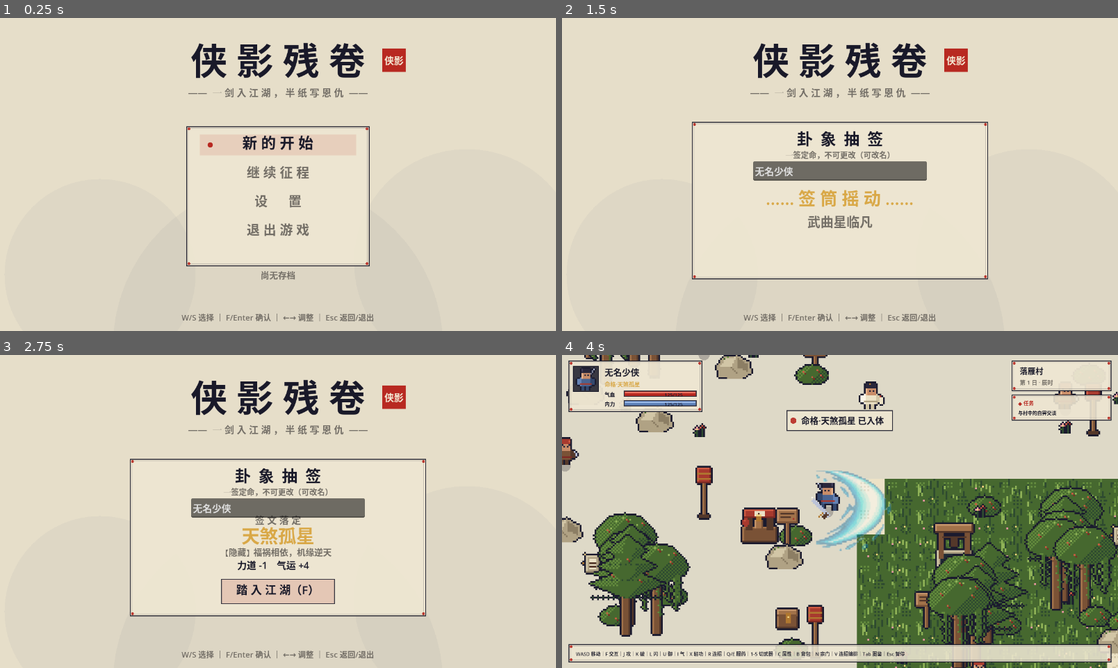
Above: before the commit, frames 1-4 (two rows, left to right).
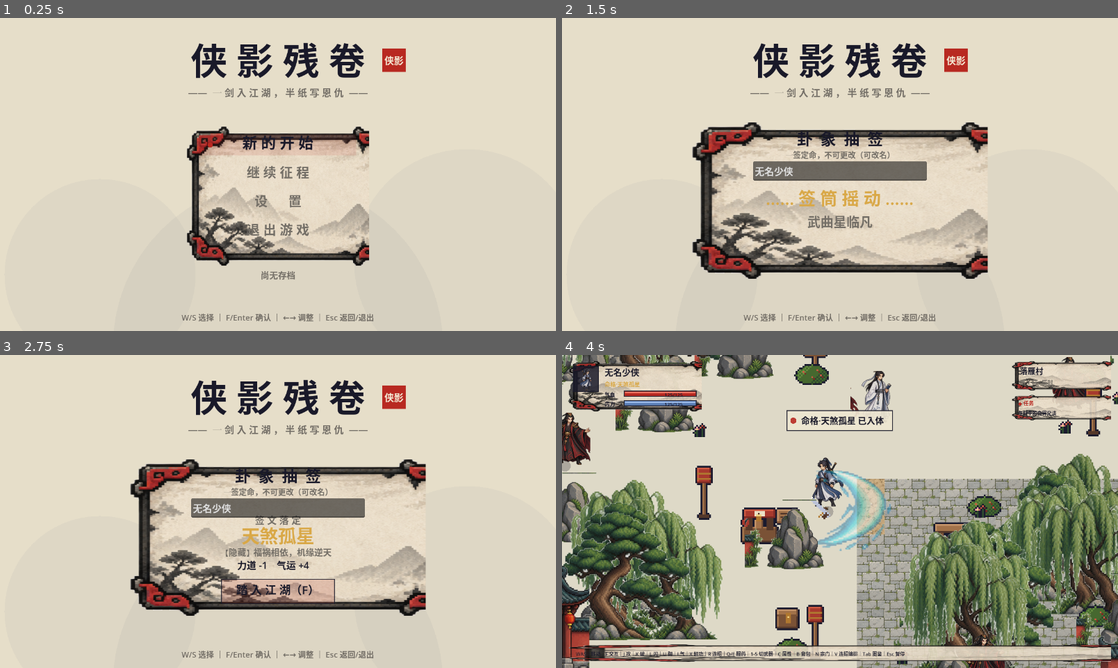
Above: after the commit, the same moments.

Repository: xianshixi26/xiaying-canjuan
Game: Godot game, scene res://scenes/Title.tscn
The game is run twice, just before and just after one commit, with the same random seed, the same clock (stepped at 60 frames per second) and the same inputs.
Inputs (mouse positions are in pixels of both pictures, inside the frame that each line leads up to):
- Up to frame 1 (0.25 s): no input
- Up to frame 2 (1.5 s): tap Enter at 0.5 s; move the mouse to (962, 158) at 0.52 s; hold D 0.53-1.28 s; tap 3 at 0.6, 1.35 s; click (962, 158) at 0.67 s; tap Space at 0.77 s; move the mouse to (728, 190) at 1.27 s; hold S from 1.28 s (still down)
- Up to frame 3 (2.75 s): tap Space at 1.52 s; move the mouse to (333, 442) at 2.02 s; release S at 2.03 s; hold D from 2.03 s (still down); tap 1 at 2.1 s; tap 3 at 2.3 s
- Up to frame 4 (4 s): tap Space at 2.75, 3.02, 3.77 s; move the mouse to (812, 574) at 2.77 s; release D at 2.78 s; hold W 2.78-3.53 s; tap 2 at 2.85 s; click (812, 574) at 2.92 s; tap 3 at 3.05 s; move the mouse to (1006, 558) at 3.52 s; hold A (move_left) from 3.53 s (still down); hold K (heavy) from 3.53 s (still down)

The runs differ from the first frame. In frame 1, 6.6% of the frame differs, in the area x 33-67%, y 34-80%; in frame 2, 12%; in frame 3, 11%; in frame 4, 45%, in the area x 0-100%, y 0-100%.

Commit message:
[Step 0.16] 全面AI美术美化：角色(4人128px精灵)+地砖(无缝4变体)+道具(松柳屋岩)+UI山水面板框九宫格 (D-034)

Diff:
--- /dev/null
+++ b/meowa_out/chars_001/像素风武侠游戏角色全身像图集_透明背景_2行2列整齐排列_统一画风_第一行左边是_d15d3994/final_outputs.json
@@ -0,0 +1,11 @@
+{
+  "status": "success",
+  "job_id": "job_ecab038538314ffd8153109bf2b63604",
+  "outputs": [
+    {
+      "type": "media",
+      "path": "D:\\deepseekwork\\wuxia-game\\meowa_out\\chars_001\\像素风武侠游戏角色全身像图集_透明背景_2行2列整齐排列_统一画风_第一行左边是_d15d3994\\result_images_0_url.png",
+      "mime_type": "image/png"
+    }
+  ]
+}
--- /dev/null
+++ b/meowa_out/chars_cut/result_images_0_url/final_outputs.json
@@ -0,0 +1,11 @@
+{
+  "status": "success",
+  "job_id": "job_88fe03b90ddf41c7a5d865e941b659f8",
+  "outputs": [
+    {
+      "type": "media",
+      "path": "D:\\deepseekwork\\wuxia-game\\meowa_out\\chars_cut\\result_images_0_url\\output.png",
+      "mime_type": "image/png"
+    }
+  ]
+}
--- /dev/null
+++ b/meowa_out/props_001/像素风中式武侠游戏场景道具图集_透明背景_2行2列整齐排列_统一画风_松树_柳树_青_80610fa5/final_outputs.json
@@ -0,0 +1,11 @@
+{
+  "status": "success",
+  "job_id": "job_12f1ad5405b6403f9ad199037dbd9f3e",
+  "outputs": [
+    {
+      "type": "media",
+      "path": "D:\\deepseekwork\\wuxia-game\\meowa_out\\props_001\\像素风中式武侠游戏场景道具图集_透明背景_2行2列整齐排列_统一画风_松树_柳树_青_80610fa5\\result_images_0_url.png",
+      "mime_type": "image/png"
+    }
+  ]
+}
--- /dev/null
+++ b/meowa_out/props_cut/result_images_0_url/final_outputs.json
@@ -0,0 +1,11 @@
+{
+  "status": "success",
+  "job_id": "job_8db970bfca284706b92a0a64bac7063d",
+  "outputs": [
+    {
+      "type": "media",
+      "path": "D:\\deepseekwork\\wuxia-game\\meowa_out\\props_cut\\result_images_0_url\\output.png",
+      "mime_type": "image/png"
+    }
+  ]
+}
--- /dev/null
+++ b/meowa_out/tiles_001/像素风中式武侠游戏地形图块集_俯视视角_2行2列整齐排列_米色夯土地面_青绿草地_5d217352/final_outputs.json
@@ -0,0 +1,11 @@
+{
+  "status": "success",
+  "job_id": "job_82449950838548a69e42737b590911bf",
+  "outputs": [
+    {
+      "type": "media",
+      "path": "D:\\deepseekwork\\wuxia-game\\meowa_out\\tiles_001\\像素风中式武侠游戏地形图块集_俯视视角_2行2列整齐排列_米色夯土地面_青绿草地_5d217352\\result_images_0_url.png",
+      "mime_type": "image/png"
+    }
+  ]
+}
--- /dev/null
+++ b/meowa_out/ui_001/像素风中式武侠游戏UI素材图集_透明背景_2行2列整齐排列_宣纸底墨色描边红角饰的_448dc321/final_outputs.json
@@ -0,0 +1,11 @@
+{
+  "status": "success",
+  "job_id": "job_c4381c9f7e6e4a379d43d1dafc74a556",
+  "outputs": [
+    {
+      "type": "media",
+      "path": "D:\\deepseekwork\\wuxia-game\\meowa_out\\ui_001\\像素风中式武侠游戏UI素材图集_透明背景_2行2列整齐排列_宣纸底墨色描边红角饰的_448dc321\\result_images_0_url.png",
+      "mime_type": "image/png"
+    }
+  ]
+}
--- /dev/null
+++ b/meowa_out/ui_cut/result_images_0_url/final_outputs.json
@@ -0,0 +1,11 @@
+{
+  "status": "success",
+  "job_id": "job_13add36ac0c8428eb521b0d95b41d0d1",
+  "outputs": [
+    {
+      "type": "media",
+      "path": "D:\\deepseekwork\\wuxia-game\\meowa_out\\ui_cut\\result_images_0_url\\output.png",
+      "mime_type": "image/png"
+    }
+  ]
+}
--- a/scripts/enemy.gd
+++ b/scripts/enemy.gd
@@ -34,7 +34,7 @@
 	_spr.texture = load(tex_path)
 	_spr.hframes = 4
 	_spr.texture_filter = CanvasItem.TEXTURE_FILTER_NEAREST
-	_spr.offset = Vector2(0, -32)
+	_spr.offset = Vector2(0, -64)
 	if is_boss:
 		_spr.scale = Vector2(2, 2)  # Boss 体型 2 倍（整数缩放）
 	add_child(_spr)
@@ -119,5 +119,5 @@
 func _draw() -> void:
 	draw_circle(Vector2(0, 2), 13.0, Color(0.18, 0.16, 0.2, 0.28))
 	if hp < max_hp:
-		draw_rect(Rect2(-22, -78, 44, 5), Color(0.12, 0.12, 0.15, 0.35))
-		draw_rect(Rect2(-22, -78, 44.0 * clampf(hp / max_hp, 0.0, 1.0), 5), Color(0.72, 0.18, 0.16))
+		draw_rect(Rect2(-22, -112, 44, 5), Color(0.12, 0.12, 0.15, 0.35))
+		draw_rect(Rect2(-22, -112, 44.0 * clampf(hp / max_hp, 0.0, 1.0), 5), Color(0.72, 0.18, 0.16))
--- a/scripts/hud.gd
+++ b/scripts/hud.gd
@@ -4,6 +4,7 @@
 ## 面板：Tab 图鉴 ｜ C 属性 ｜ B 背包 ｜ V 连招链（数字键编排/Backspace 撤销/X 清空）
 
 const MoveDB := preload("res://scripts/move_database.gd")
+const UI_PANEL := preload("res://assets/ui/panel.png")
 
 const C_INK := Color(0.10, 0.10, 0.16)
 const C_PAPER := Color(0.93, 0.90, 0.82)
@@ -238,14 +239,23 @@
 	elif _sect_open:
 		_draw_sect(w, h)
 
-## 纸底面板：纸面 + 墨框 + 内细线 + 红角饰
+## 纸底面板：AI 山水面板框九宫格拉伸（D-034）
 func _draw_panel(rect: Rect2, alpha: float = 0.95) -> void:
-	draw_rect(rect, Color(C_PAPER, alpha))
-	draw_rect(rect, Color(C_INK, 0.95), false, 2.0)
-	draw_rect(rect.grow(-4.0), Color(C_INK, 0.22), false, 1.0)
-	for c in [rect.position + Vector2(5, 5), Vector2(rect.end.x - 5, rect.position.y + 5),
-			Vector2(rect.position.x + 5, rect.end.y - 5), rect.end - Vector2(5, 5)]:
-		draw_circle(c, 3.5, Color(C_RED, 0.9))
+	var t := UI_PANEL
+	var sw := t.get_width() / 3
+	var sh := t.get_height() / 3
+	var cw := rect.size.x / 3.0
+	var ch := rect.size.y / 3.0
+	var mod := Color(1, 1, 1, alpha)
+	draw_texture_rect_region(t, Rect2(rect.position, Vector2(cw, ch)), Rect2(0, 0, sw, sh), mod)
+	draw_texture_rect_region(t, Rect2(rect.position + Vector2(rect.size.x - cw, 0), Vector2(cw, ch)), Rect2(t.get_width() - sw, 0, sw, sh), mod)
+	draw_texture_rect_region(t, Rect2(rect.position + Vector2(0, rect.size.y - ch), Vector2(cw, ch)), Rect2(0, t.get_height() - sh, sw, sh), mod)
+	draw_texture_rect_region(t, Rect2(rect.end - Vector2(cw, ch), Vector2(cw, ch)), Rect2(t.get_width() - sw, t.get_height() - sh, sw, sh), mod)
+	draw_texture_rect_region(t, Rect2(rect.position + Vector2(cw, 0), Vector2(rect.size.x - 2 * cw, ch)), Rect2(sw, 0, t.get_width() - 2 * sw, sh), mod)
+	draw_texture_rect_region(t, Rect2(rect.position + Vector2(cw, rect.size.y - ch), Vector2(rect.size.x - 2 * cw, ch)), Rect2(sw, t.get_height() - sh, t.get_width() - 2 * sw, sh), mod)
+	draw_texture_rect_region(t, Rect2(rect.position + Vector2(0, ch), Vector2(cw, rect.size.y - 2 * ch)), Rect2(0, sh, sw, t.get_height() - 2 * sh), mod)
+	draw_texture_rect_region(t, Rect2(rect.position + Vector2(rect.size.x - cw, ch), Vector2(cw, rect.size.y - 2 * ch)), Rect2(t.get_width() - sw, sh, sw, t.get_height() - 2 * sh), mod)
+	draw_texture_rect_region(t, Rect2(rect.position + Vector2(cw, ch), rect.size - Vector2(cw * 2, ch * 2)), Rect2(sw, sh, t.get_width() - 2 * sw, t.get_height() - 2 * sh), mod)
 
 func _draw_keycap(pos: Vector2, letter: String) -> void:
 	draw_rect(Rect2(pos, Vector2(20, 20)), Color(0.16, 0.16, 0.22))
@@ -271,7 +281,7 @@
 	if is_instance_valid(player):
 		var spr: Sprite2D = player.get("_spr")
 		if spr != null and spr.texture != null:
-			draw_texture_rect_region(spr.texture, portrait.grow(-2.0), Rect2(0, 0, 64, 64))
+			draw_texture_rect_region(spr.texture, portrait.grow(-2.0), Rect2(0, 0, 128, 128))
 	draw_rect(portrait, C_INK, false, 2.0)
 	# 名号与命格
 	draw_string(_font, Vector2(98, 48), GameState.pending_name, HORIZONTAL_ALIGNMENT_LEFT, -1.0, _fsize + 4, C_INK)
--- a/scripts/player.gd
+++ b/scripts/player.gd
@@ -92,7 +92,7 @@
 	_spr.texture = load("res://assets/actors/hero.png")
 	_spr.hframes = 4
 	_spr.texture_filter = CanvasItem.TEXTURE_FILTER_NEAREST
-	_spr.offset = Vector2(0, -32)
+	_spr.offset = Vector2(0, -64)
 	add_child(_spr)
 	_w_spr = Sprite2D.new()  # 手持武器模型（D-023）
 	_w_spr.texture = load("res://assets/actors/weapons.png")
@@ -321,7 +321,7 @@
 	var arc := 0.0
 	if _qg_time > 0.0:
 		arc = sin((1.0 - _qg_time / 0.42) * PI) * 22.0
-	_spr.offset = Vector2(0, -32.0 - arc)
+	_spr.offset = Vector2(0, -64.0 - arc)
 	if _w_spr != null:
 		# 手持武器：常态在手侧；攻击时沿弧线挥舞（2px 量化保持像素感，D-024）
 		var swing := 0.0
--- a/scripts/title.gd
+++ b/scripts/title.gd
@@ -7,6 +7,7 @@
 const C_RED := Color(0.72, 0.16, 0.13)
 const C_GOLD := Color(0.85, 0.66, 0.28)
 const C_GRAY := Color(0.45, 0.43, 0.40)
+const UI_PANEL := preload("res://assets/ui/panel.png")
 
 const MINGGE_TABLE := [
 	{"name": "武曲星临凡", "quality": "天品", "mods": {"力道": 3}, "desc": "天生神力，破招凌厉"},
@@ -179,12 +180,22 @@
 	draw_string(_font, Vector2(0, h - 24), "W/S 选择 ｜ F/Enter 确认 ｜ ←→ 调整 ｜ Esc 返回/退出", HORIZONTAL_ALIGNMENT_CENTER, w, 18, Color(C_GRAY))
 
 func _panel(rect: Rect2, alpha := 0.95) -> void:
-	draw_rect(rect, Color(C_PAPER, alpha))
-	draw_rect(rect, Color(C_INK, 0.95), false, 2.0)
-	draw_rect(rect.grow(-4.0), Color(C_INK, 0.22), false, 1.0)
-	for c in [rect.position + Vector2(5, 5), Vector2(rect.end.x - 5, rect.position.y + 5),
-			Vector2(rect.position.x + 5, rect.end.y - 5), rect.end - Vector2(5, 5)]:
-		draw_circle(c, 3.5, Color(C_RED, 0.9))
+	# AI 山水面板框九宫格拉伸（D-034）
+	var t := UI_PANEL
+	var sw := t.get_width() / 3
+	var sh := t.get_height() / 3
+	var cw := rect.size.x / 3.0
+	var ch := rect.size.y / 3.0
+	var mod := Color(1, 1, 1, alpha)
+	draw_texture_rect_region(t, Rect2(rect.position, Vector2(cw, ch)), Rect2(0, 0, sw, sh), mod)
+	draw_texture_rect_region(t, Rect2(rect.position + Vector2(rect.size.x - cw, 0), Vector2(cw, ch)), Rect2(t.get_width() - sw, 0, sw, sh), mod)
+	draw_texture_rect_region(t, Rect2(rect.position + Vector2(0, rect.size.y - ch), Vector2(cw, ch)), Rect2(0, t.get_height() - sh, sw, sh), mod)
+	draw_texture_rect_region(t, Rect2(rect.end - Vector2(cw, ch), Vector2(cw, ch)), Rect2(t.get_width() - sw, t.get_height() - sh, sw, sh), mod)
+	draw_texture_rect_region(t, Rect2(rect.position + Vector2(cw, 0), Vector2(rect.size.x - 2 * cw, ch)), Rect2(sw, 0, t.get_width() - 2 * sw, sh), mod)
+	draw_texture_rect_region(t, Rect2(rect.position + Vector2(cw, rect.size.y - ch), Vector2(rect.size.x - 2 * cw, ch)), Rect2(sw, t.get_height() - sh, t.get_width() - 2 * sw, sh), mod)
+	draw_texture_rect_region(t, Rect2(rect.position + Vector2(0, ch), Vector2(cw, rect.size.y - 2 * ch)), Rect2(0, sh, sw, t.get_height() - 2 * sh), mod)
+	draw_texture_rect_region(t, Rect2(rect.position + Vector2(rect.size.x - cw, ch), Vector2(cw, rect.size.y - 2 * ch)), Rect2(t.get_width() - sw, sh, sw, t.get_height() - 2 * sh), mod)
+	draw_texture_rect_region(t, Rect2(rect.position + Vector2(cw, ch), rect.size - Vector2(cw * 2, ch * 2)), Rect2(sw, sh, t.get_width() - 2 * sw, t.get_height() - 2 * sh), mod)
 
 func _draw_menu(w: float, h: float) -> void:
 	var items := ["新 的 开 始", "继 续 征 程", "设      置", "退 出 游 戏"]
Binary file changed: assets/actors/baiji.png
Binary file changed: assets/actors/boss.png
Binary file changed: assets/actors/brigand.png
Binary file changed: assets/actors/hero.png
Binary file changed: assets/props/hut.png
Binary file changed: assets/props/hut2.png
Binary file changed: assets/props/pine.png
Binary file changed: assets/props/rock.png
Binary file changed: assets/props/tree.png
Binary file changed: assets/props/tree2.png
Binary file changed: assets/tiles/grass.png
Binary file changed: assets/tiles/paper.png
(and 24 more such lines)
